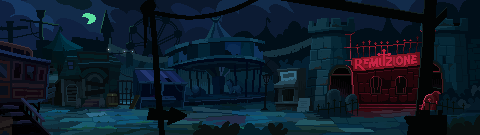
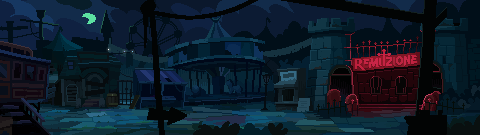
Revision of a layered 480 x 135 image; what changed, layer by layer:
hid "Tombstones01.png", painted on it over box(327, 89, 435, 116)
